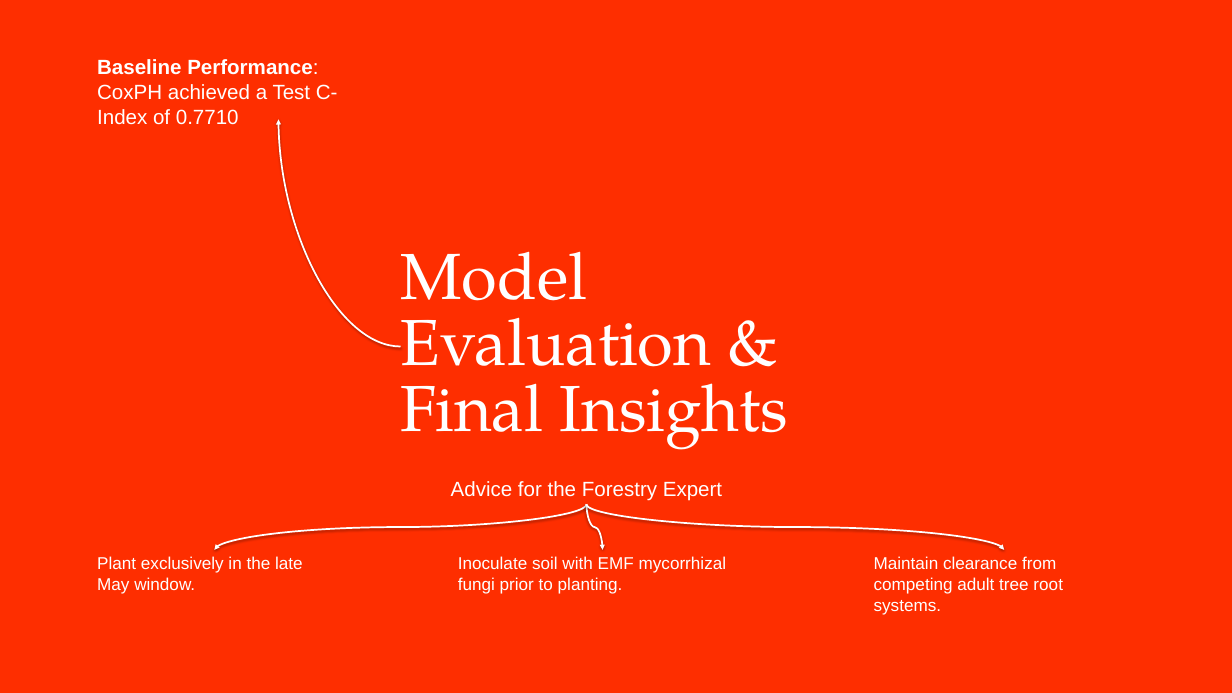
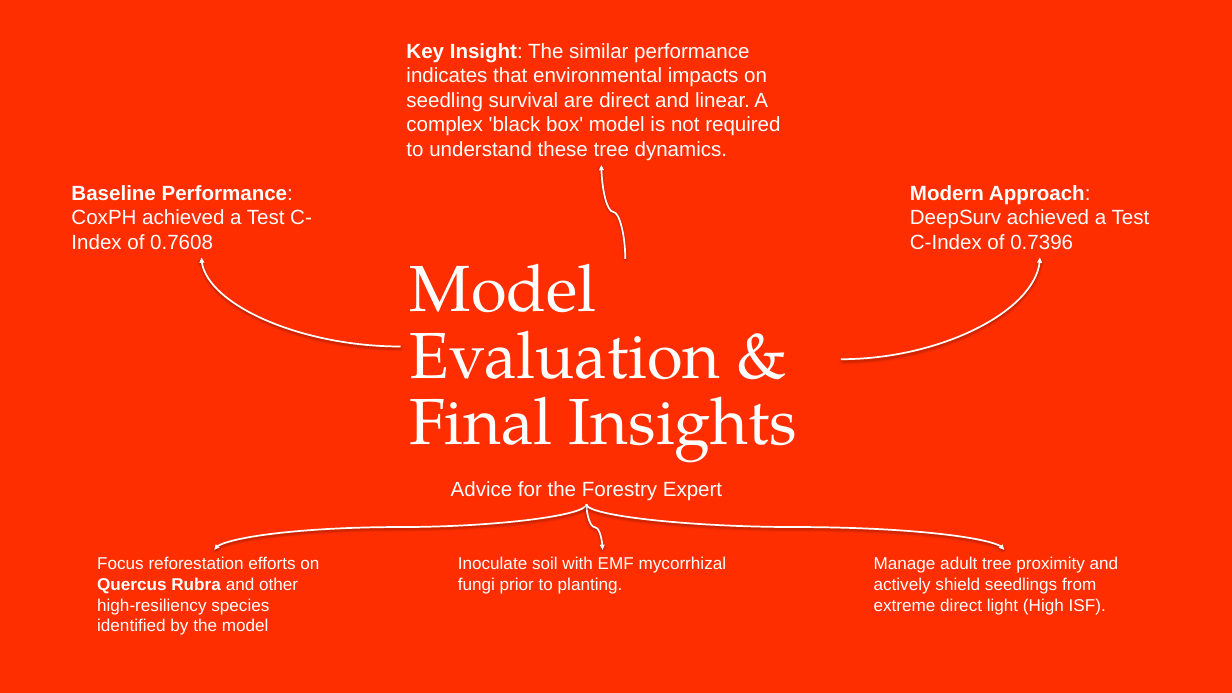
Before and after one commit to liskajiri/appr_lifelines, a slide deck: slide 9 of APPR_PRESENTATION.pptx (slide 6 before the commit). Drawn at 1232x693 pixels with LibreOffice and Linux fonts; fonts in the diff are those of the drawing. Boxes give left, top, right and bottom in pixels: in the first picture for what was removed or moved away, otherwise in the second. Text is boxed around its words. In the diff, an @@ line names an element or a change of style, - is before the commit and + after.

Commit message:
Fixed the leakage, fitted the deep network and updated the presentation

```diff
--- a/APPR_PRESENTATION.pptx
+++ b/APPR_PRESENTATION.pptx
@@ text added at (x1=406, y1=43, x2=780, y2=161), 24 pt, text #FFFFFF @@
+Key Insight: The similar performance indicates that environmental impacts on seedling survival are direct and linear. A complex 'black box' model is not required to understand these tree dynamics.
@@ curved arrow added from (625, 259) to (601, 165), #FFFFFF 2 pt @@
@@ text added at (x1=71, y1=185, x2=312, y2=250), 24 pt, text #FFFFFF @@
+Baseline Performance: CoxPH achieved a Test C-Index of 0.7608
@@ text at (x1=910, y1=185, x2=1150, y2=250): text changed @@
-Baseline Performance: CoxPH achieved a Test C-Index of 0.7710
+Modern Approach: DeepSurv achieved a Test C-Index of 0.7396
@@ curved arrow moved from (400, 346) - (278, 120) to (400, 346) - (201, 257) @@
@@ text "Model Evaluation & Final Insights" moved from (x1=400, y1=251, x2=788, y2=450) to (x1=410, y1=263, x2=798, y2=463) @@
@@ curved arrow added from (841, 359) to (1040, 257), #FFFFFF 2 pt @@
@@ text at (x1=97, y1=556, x2=319, y2=635): text changed @@
-Plant exclusively in the late May window.
+Focus reforestation efforts on Quercus Rubra and other high-resiliency species identified by the model
@@ text at (x1=874, y1=556, x2=1119, y2=615): text changed @@
-Maintain clearance from competing adult tree root systems.
+Manage adult tree proximity and actively shield seedlings from extreme direct light (High ISF).
```
Also in this commit, not shown: 1 other slide changed, 4 slides added, 7 slides removed, 1 other file.
